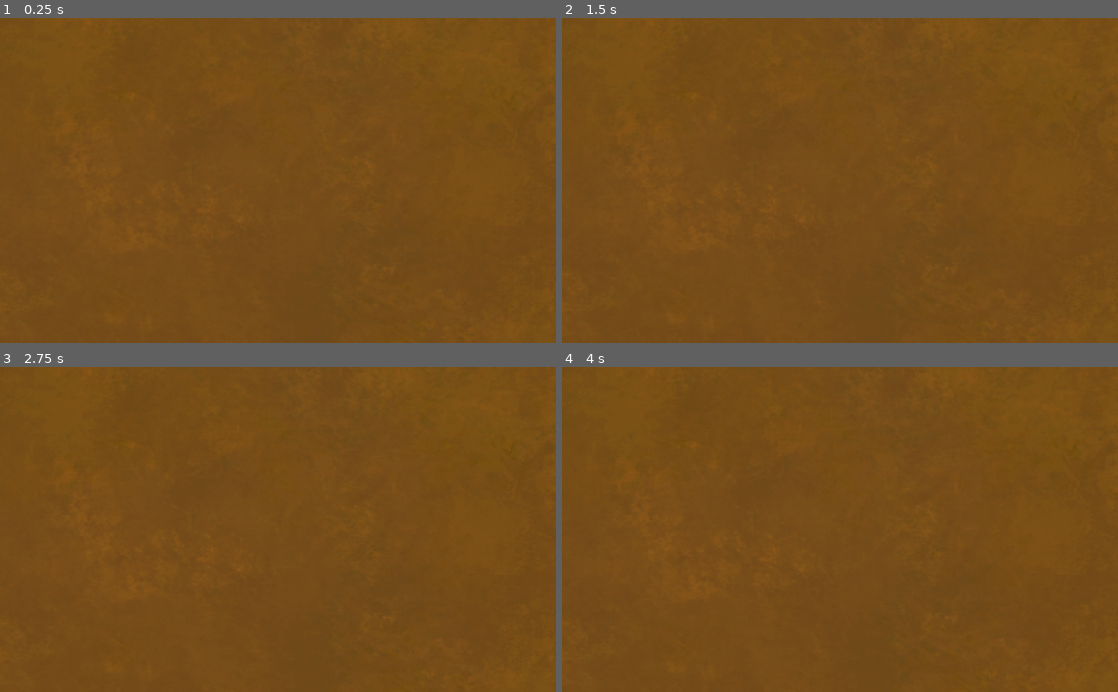
Above: before the commit, frames 1-4 (two rows, left to right).
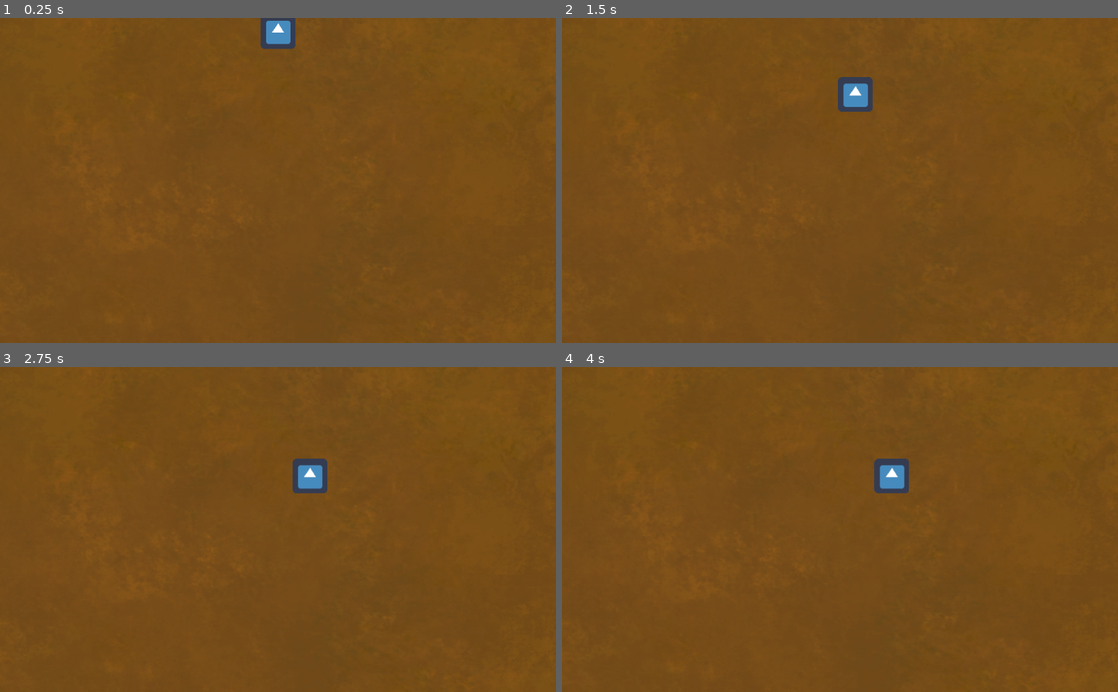
Above: after the commit, the same moments.

Repository: Lycentzia/I-am-Root
Game: Godot game, scene res://mainScreen.tscn
Same seed, same stepped clock (60 frames per second), same inputs: the game is played once before the commit and once after it. The engine's default icon, where the game draws it, is replaced by a stand-in: a white triangle on a blue panel in a dark square.
Inputs:
- Up to frame 1 (0.25 s): no input
- Up to frame 2 (1.5 s): hold Right (move_right) 0.53-1.28 s; hold Left (move_left) from 1.28 s (still down)
- Up to frame 3 (2.75 s): release Left (move_left) at 2.03 s; hold Right (move_right) from 2.03 s (still down)
- Up to frame 4 (4 s): release Right (move_right) at 3.53 s; hold Left (move_left) from 3.53 s (still down)

The runs differ from the first frame. In frame 1, 0.6% of the frame differs, in the area x 46-54%, y 0-10%; in frame 2, 0.7%; in frame 3, 0.7%; in frame 4, 0.7%, in the area x 56-63%, y 28-39%.

Commit message:
add root to main scene

Diff:
--- a/mainScreen.tscn
+++ b/mainScreen.tscn
@@ -1,5 +1,6 @@
-[gd_scene load_steps=2 format=2]
+[gd_scene load_steps=3 format=2]
 
+[ext_resource path="res://TipOfRoot.tscn" type="PackedScene" id=1]
 [ext_resource path="res://Dirt 1 .png" type="Texture" id=3]
 
 [node name="Node2D" type="Node2D"]
@@ -8,3 +9,5 @@
 position = Vector2( 496, 384 )
 scale = Vector2( 0.663086, 0.574707 )
 texture = ExtResource( 3 )
+
+[node name="TipOfRoot" parent="." instance=ExtResource( 1 )]
